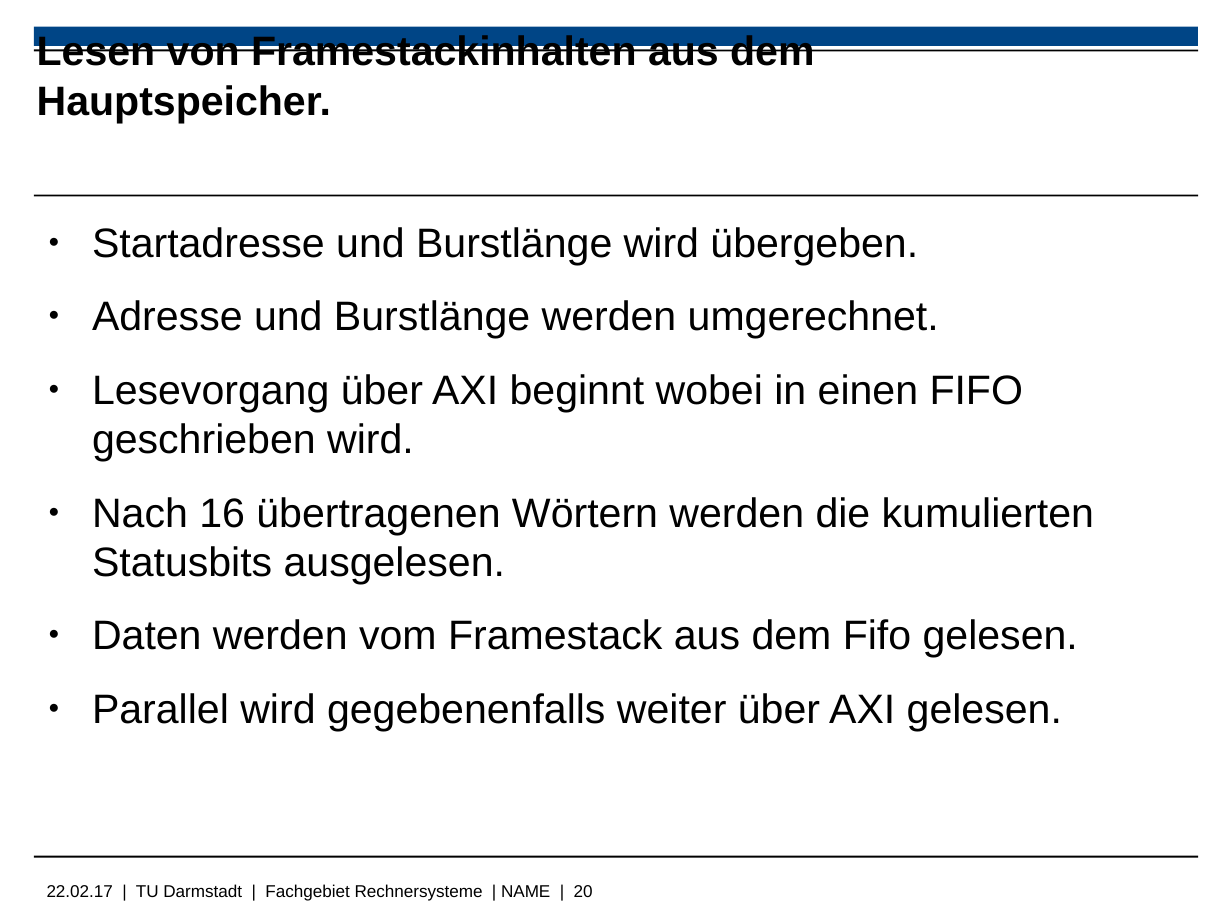
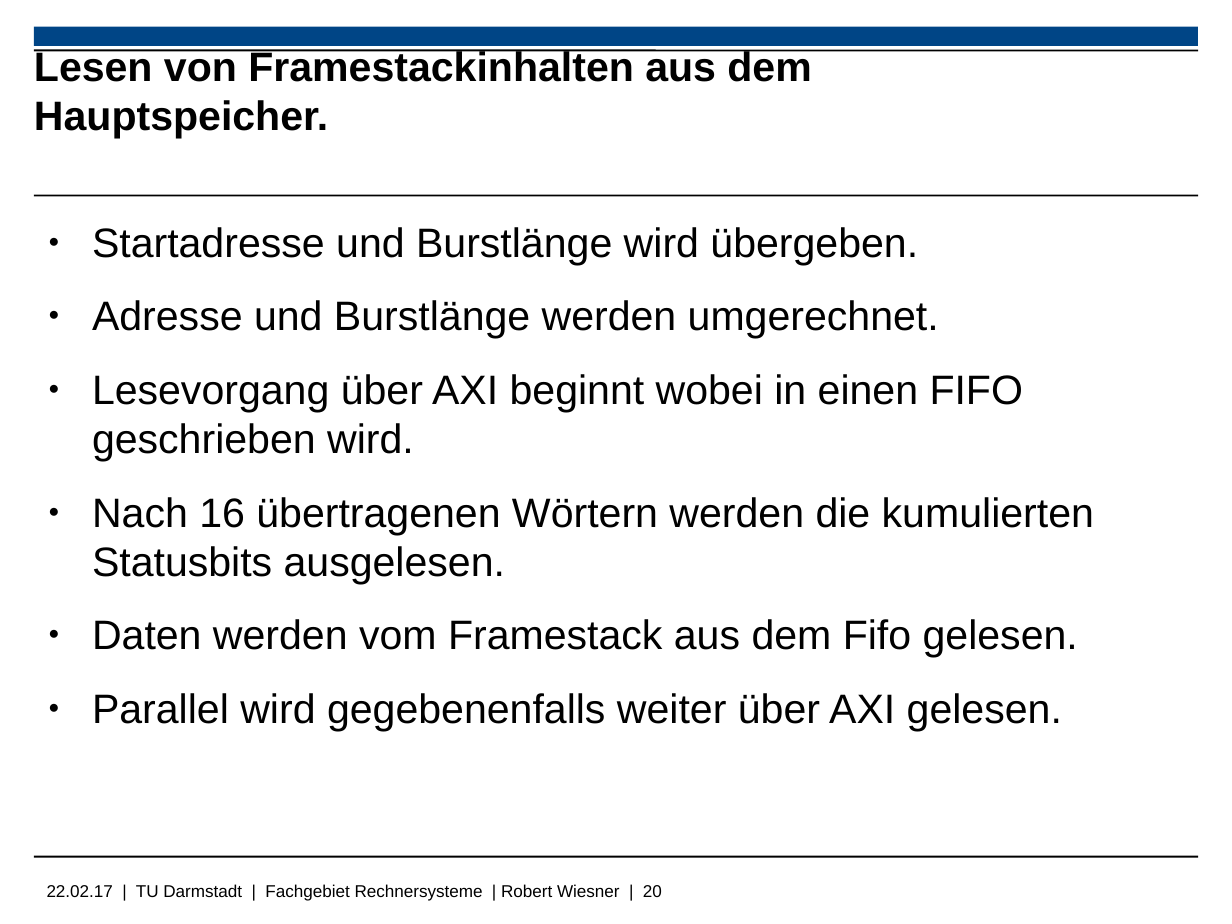
Before and after one commit to Wiero/PS_RS_REPORT, a slide deck: slide 20 of libreoffice_presentation.odp. Drawn at 1232x924 pixels with LibreOffice and Linux fonts; fonts in the diff are those of the drawing; background and template pictures are left out. Boxes give left, top, right and bottom in pixels: in the first picture for what was removed or moved away, otherwise in the second. Text is boxed around its words. In the diff, an @@ line names an element or a change of style, - is before the commit and + after.

```diff
--- a/libreoffice_presentation.odp
+++ b/libreoffice_presentation.odp
@@ title "Lesen von Framestackinhalten aus dem ...": place and size @@
-title "Lesen von Framestackinhalten aus dem ..." at (37,35,814,123)
+title "Lesen von Framestackinhalten aus dem ..." at (34,49,811,139)
@@ text at (47,884,662,901): text changed @@
-22.02.17 | TU Darmstadt | Fachgebiet Rechnersysteme | NAME | 20
+22.02.17 | TU Darmstadt | Fachgebiet Rechnersysteme | Robert Wiesner | 20
```
Also in this commit, not shown: 28 other slides changed, 6 slides added, 4 slides removed.
